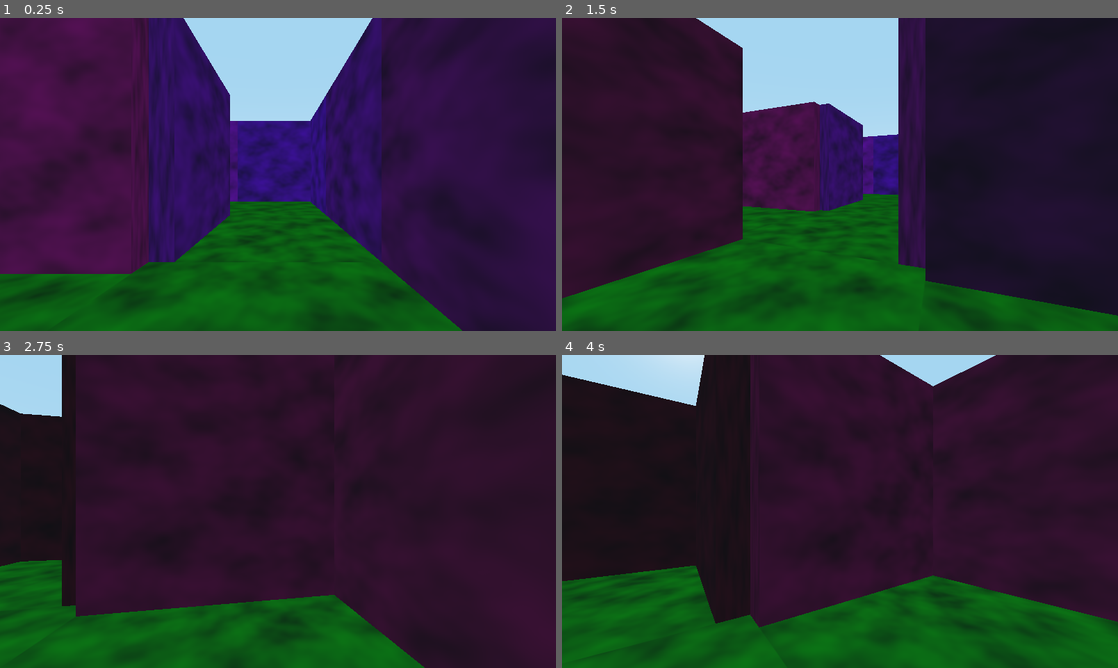
Above: before the commit, frames 1-4 (two rows, left to right).
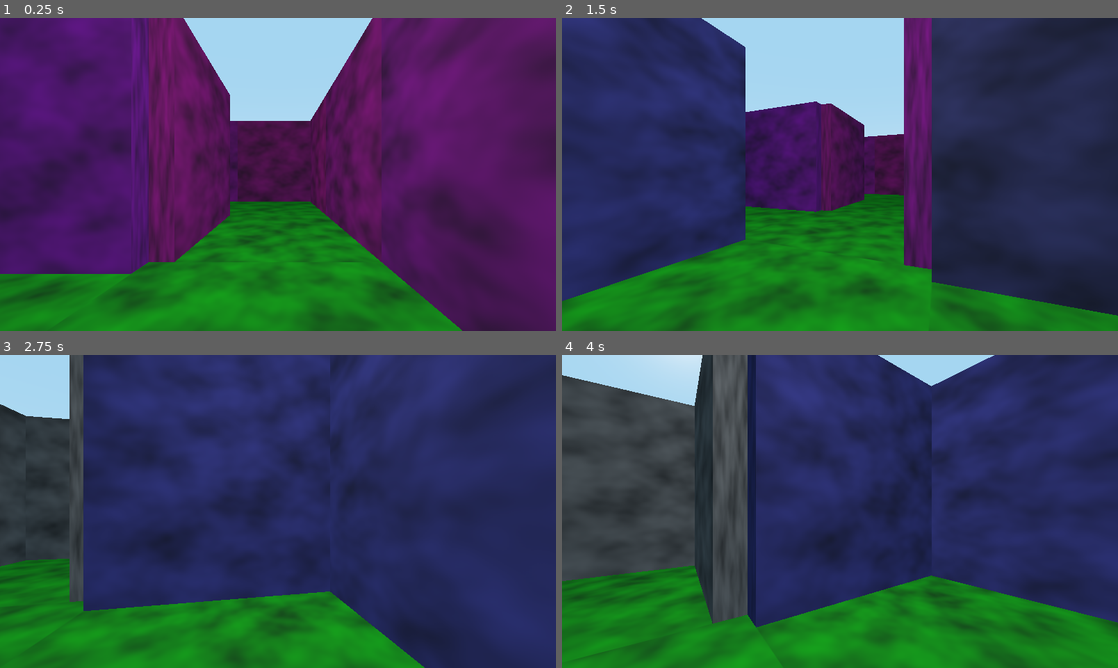
Above: after the commit, the same moments.

Repository: cacilhas/catcheese
Game: Godot game, scene res://Main.tscn
Same seed, same stepped clock (60 frames per second), same inputs: the game is played once before the commit and once after it.
Inputs (mouse positions are in pixels of both pictures, inside the frame that each line leads up to):
- Up to frame 1 (0.25 s): no input
- Up to frame 2 (1.5 s): tap Enter at 0.5 s; move the mouse to (962, 158) at 0.52 s; hold Right (ui_right) 0.53-1.28 s; move the mouse to (728, 190) at 1.27 s; hold Down (ui_down) from 1.28 s (still down)
- Up to frame 3 (2.75 s): move the mouse to (333, 442) at 2.02 s; release Down (ui_down) at 2.03 s; hold Right (ui_right) from 2.03 s (still down)
- Up to frame 4 (4 s): move the mouse to (812, 574) at 2.77 s; release Right (ui_right) at 2.78 s; hold Up (ui_up) 2.78-3.53 s; move the mouse to (1006, 558) at 3.52 s; hold Left (ui_left) from 3.53 s (still down)

The runs differ from the first frame. In frame 1, 88% of the frame differs, in the area x 0-100%, y 0-100%; in frame 2, 78%; in frame 3, 93%; in frame 4, 92%.

Commit message:
add cheese

Diff:
--- /dev/null
+++ b/Cheese.gd
@@ -0,0 +1,16 @@
+extends Area
+
+class_name Cheese
+
+signal gotit()
+
+onready var animation := $Animation
+
+
+func _ready() -> void:
+	animation.current_animation = "rotation"
+
+
+func _on_body_entered(body: Node) -> void:
+	emit_signal("gotit")
+	queue_free()
--- /dev/null
+++ b/Cheese.tscn
@@ -0,0 +1,70 @@
+[gd_scene load_steps=7 format=2]
+
+[ext_resource path="res://Cheese.gd" type="Script" id=1]
+
+[sub_resource type="OpenSimplexNoise" id=1]
+seed = 4
+
+[sub_resource type="NoiseTexture" id=2]
+width = 1024
+height = 1024
+as_normalmap = true
+noise = SubResource( 1 )
+
+[sub_resource type="SpatialMaterial" id=3]
+flags_unshaded = true
+albedo_color = Color( 0.980392, 0.878431, 0.0392157, 1 )
+albedo_texture = SubResource( 2 )
+
+[sub_resource type="CylinderMesh" id=4]
+material = SubResource( 3 )
+top_radius = 0.4
+bottom_radius = 0.5
+height = 0.25
+
+[sub_resource type="Animation" id=5]
+resource_name = "rotation"
+length = 2.0
+loop = true
+tracks/0/type = "value"
+tracks/0/path = NodePath("MeshInstance:translation")
+tracks/0/interp = 1
+tracks/0/loop_wrap = true
+tracks/0/imported = false
+tracks/0/enabled = true
+tracks/0/keys = {
+"times": PoolRealArray( 0, 1, 2 ),
+"transitions": PoolRealArray( 1, 1, 1 ),
+"update": 0,
+"values": [ Vector3( 0, 0.2, 0 ), Vector3( 0, 0.4, 0 ), Vector3( 0, 0.2, 0 ) ]
+}
+tracks/1/type = "value"
+tracks/1/path = NodePath("MeshInstance:rotation_degrees")
+tracks/1/interp = 1
+tracks/1/loop_wrap = true
+tracks/1/imported = false
+tracks/1/enabled = true
+tracks/1/keys = {
+"times": PoolRealArray( 0, 1, 2 ),
+"transitions": PoolRealArray( 1, 1, 1 ),
+"update": 0,
+"values": [ Vector3( 0, 0, 0 ), Vector3( 0, 180, 0 ), Vector3( 0, 360, 0 ) ]
+}
+
+[node name="Cheese" type="Area"]
+collision_layer = 2
+script = ExtResource( 1 )
+
+[node name="MeshInstance" type="MeshInstance" parent="."]
+transform = Transform( 1, 0, 0, 0, 1, 0, 0, 0, 1, 0, 0.2, 0 )
+mesh = SubResource( 4 )
+material/0 = null
+
+[node name="Animation" type="AnimationPlayer" parent="."]
+method_call_mode = 1
+anims/rotation = SubResource( 5 )
+
+[node name="CollisionPolygon" type="CollisionPolygon" parent="."]
+transform = Transform( 1, 0, 0, 0, 1, 0, 0, 0, 1, 0, 0.0351422, -0.00702834 )
+polygon = PoolVector2Array( 0.5, 0.2, -0.5, 0.2 )
+[connection signal="body_entered" from="." to="." method="_on_body_entered"]
--- a/Main.gd
+++ b/Main.gd
@@ -1,6 +1,26 @@
 extends Spatial
+
+export(PackedScene) var Cheese
+onready var chop_audio := $Chop
+
+
+func _ready() -> void:
+	for _i in 4:
+		var x: int = randi() % 10 - 5
+		var y: int = randi() % 10 - 5
+		while x == 0 and y == 0:
+			y = randi() % 10 - 5
+		var cheese: Cheese = Cheese.instance()
+		add_child(cheese)
+		cheese.translate(Vector3(x * 2, 0, y * 2))
+		cheese.connect("gotit", self, "_score")
 
 
 func _unhandled_key_input(_event: InputEventKey) -> void:
 	if Input.is_action_pressed("ui_cancel"):
 		get_tree().quit()
+
+
+func _score() -> void:
+	if not chop_audio.playing:
+		chop_audio.play()
--- a/Main.tscn
+++ b/Main.tscn
@@ -1,11 +1,14 @@
-[gd_scene load_steps=4 format=2]
+[gd_scene load_steps=6 format=2]
 
 [ext_resource path="res://Maze.tscn" type="PackedScene" id=1]
 [ext_resource path="res://Main.gd" type="Script" id=2]
 [ext_resource path="res://Player.tscn" type="PackedScene" id=3]
+[ext_resource path="res://Cheese.tscn" type="PackedScene" id=4]
+[ext_resource path="res://audio/chop.ogg" type="AudioStream" id=5]
 
 [node name="Main" type="Spatial"]
 script = ExtResource( 2 )
+Cheese = ExtResource( 4 )
 
 [node name="Maze" parent="." instance=ExtResource( 1 )]
 
@@ -14,3 +17,9 @@
 
 [node name="Camera" type="Camera" parent="Player"]
 transform = Transform( -1, 0, -3.25841e-07, 0, 1, 0, 3.25841e-07, 0, -1, 0, 0.596525, -0.723635 )
+
+[node name="Light" type="OmniLight" parent="Player"]
+transform = Transform( 1, 0, 0, 0, 1, 0, 0, 0, 1, 0, 1.45065, 0 )
+
+[node name="Chop" type="AudioStreamPlayer" parent="."]
+stream = ExtResource( 5 )
--- a/Maze.gd
+++ b/Maze.gd
@@ -9,13 +9,22 @@
 	var cells := {}
 	for y in range(-10, 10, 2):
 		for x in range(-10, 10, 2):
-			var color := Color(x/10.0 + 0.5, 0, y/10.0 + 0.5)
+			var color := _calculate_color(x/10.0, y/10.0)
 			var cell: Cell = Cell.instance()
 			cell.set_color(color)
 			add_child(cell)
 			cell.translate(Vector3(x, 0, y))
 			cells[Vector2(5 + x/2, 5 + y/2)] = cell
 	_generate_maze(cells, Vector2(10, 10))
+
+
+func _calculate_color(x: float, y: float) -> Color:
+	var color := Color.blue * (x + 1) / 2
+	if y >= 0:
+		color += Color.red * (y + 1) / 2
+	else:
+		color += Color.yellow * (-y)
+	return color
 
 
 func _generate_maze(cells: Dictionary, size: Vector2) -> void:
--- a/Player.gd
+++ b/Player.gd
@@ -2,6 +2,7 @@
 
 
 export(float) var gravity := 98.0
+onready var audio := $Audio
 var speed := 160.0
 var spin := PI / 12
 
@@ -17,6 +18,7 @@
 
 func process_input(delta: float) -> Vector3:
 	var velocity := Vector3.ZERO
+	var play := false
 
 	if Input.is_action_pressed("turn_left"):
 		rotate_y(spin * 4 * delta)
@@ -24,13 +26,19 @@
 		rotate_y(-spin * 4 * delta)
 
 	if Input.is_action_pressed("ui_left"):
+		play = true
 		velocity += transform.basis.x * speed
 	if Input.is_action_pressed("ui_right"):
+		play = true
 		velocity -= transform.basis.x * speed
 	if Input.is_action_pressed("ui_up"):
+		play = true
 		velocity += transform.basis.z * speed
+		play = true
 	if Input.is_action_pressed("ui_down"):
 		velocity -= transform.basis.z * speed
 
+	if play and not audio.playing:
+		audio.play()
 	velocity.y = -gravity
 	return velocity * delta
--- a/Player.tscn
+++ b/Player.tscn
@@ -1,9 +1,13 @@
-[gd_scene load_steps=2 format=2]
+[gd_scene load_steps=3 format=2]
 
 [ext_resource path="res://Player.gd" type="Script" id=1]
+[ext_resource path="res://audio/footstep.ogg" type="AudioStream" id=2]
 
 [node name="Player" type="KinematicBody"]
 script = ExtResource( 1 )
 
 [node name="CollisionPolygon" type="CollisionPolygon" parent="."]
 polygon = PoolVector2Array( -0.5, 0, -0.5, 1, 0.5, 1, 0.5, 0 )
+
+[node name="Audio" type="AudioStreamPlayer3D" parent="."]
+stream = ExtResource( 2 )
--- a/project.godot
+++ b/project.godot
@@ -13,9 +13,15 @@
 "class": "Cell",
 "language": "GDScript",
 "path": "res://Cell.gd"
+}, {
+"base": "Area",
+"class": "Cheese",
+"language": "GDScript",
+"path": "res://Cheese.gd"
 } ]
 _global_script_class_icons={
-"Cell": ""
+"Cell": "",
+"Cheese": ""
 }
 
 [application]
Not shown, added: audio/chop.ogg.import
Not shown, added: audio/footstep.ogg.import
Not shown, added: audio/chop.ogg
Not shown, added: audio/footstep.ogg
